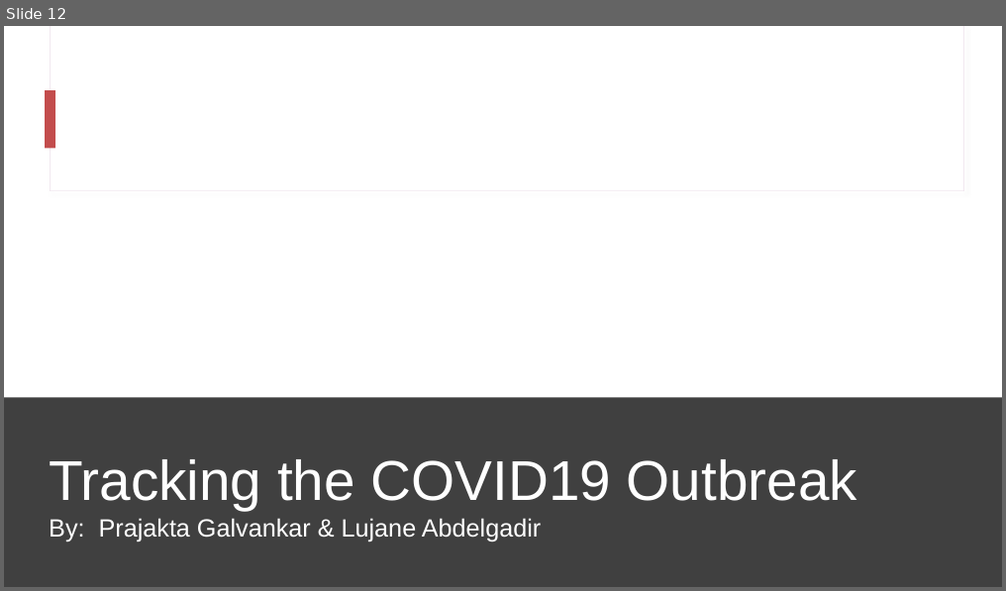
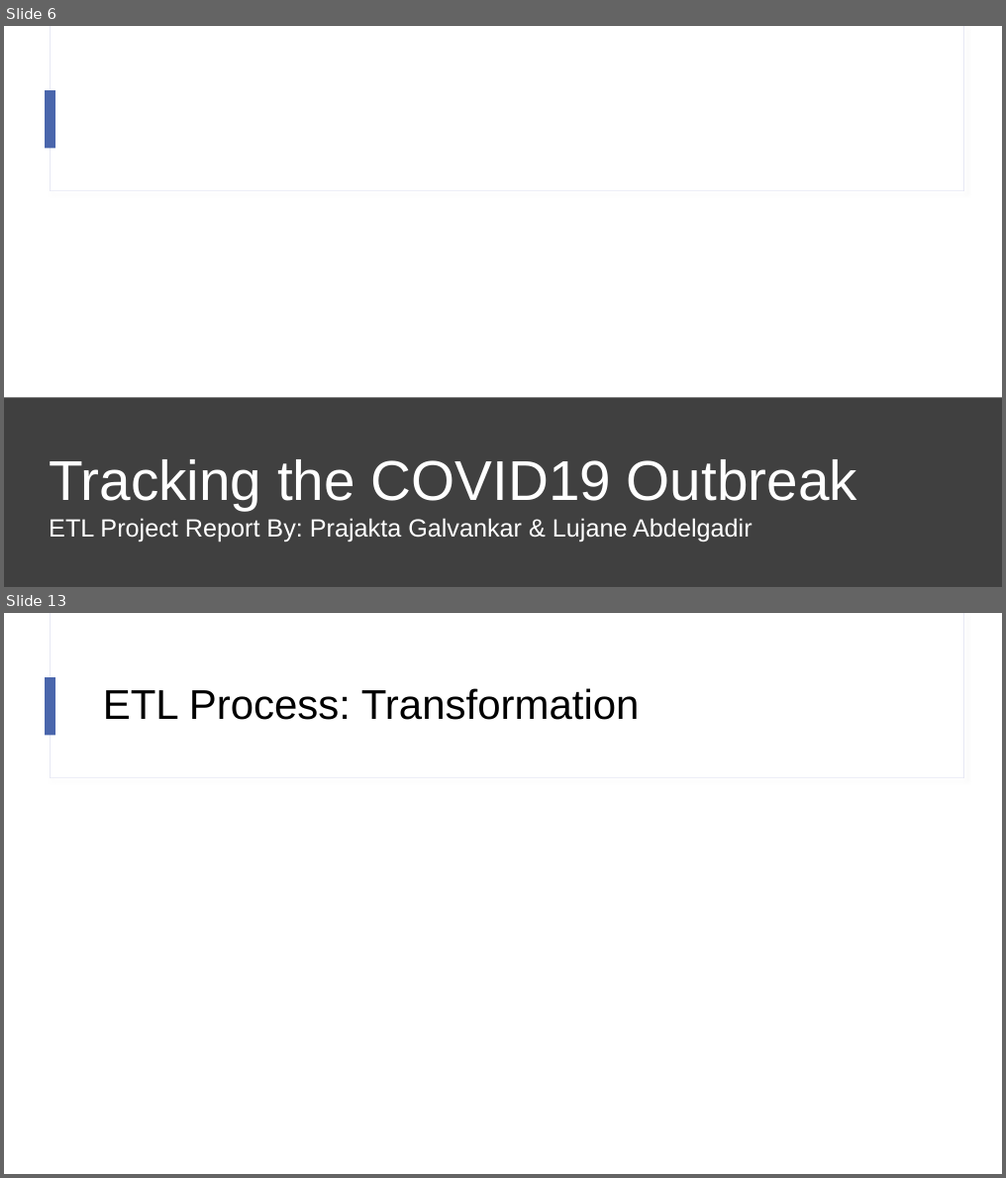
Before and after one commit to lujane-92/Project-2, a slide deck: ETL Project - Draft report.pptx. Shown one above the other, each under a label of ours: slide 12 before the commit, slides 6 and 13 after it; the slides between them are not shown. The pictures are 1006x591 and 1006x1178 pixels, drawn with LibreOffice and Linux fonts; fonts in the diff are those of the drawing; background and template pictures are left out. Boxes give left, top, right and bottom in pixels: in the first picture for what was removed or moved away, otherwise in the second. Text is boxed around its words. In the diff, an @@ line names an element or a change of style, - is before the commit and + after.

Commit message:
updated report

```diff
--- a/ETL Project - Draft report.pptx
+++ b/ETL Project - Draft report.pptx
@@ slide 13 added at [4,613,1002,1174], background #FFFFFF; not listed: 3 template elements that a slide beside it also shows @@
@@ title added at [103,688,640,720], 40 pt, text #000000 @@
+ETL Process: Transformation
@@ what was slide 12 is now slide 6 @@
@@ slide 6 changed as well @@
@@ rectangle at [50,26,963,191]: outline #F0E5EE 0.75 pt to #E4E5F3 0.75 pt @@
@@ rectangle at [46,90,55,148]: fill #C34D4D to #4A66AC @@
@@ text in rectangle at [49,518,751,543]: text changed @@
-  By: Prajakta Galvankar & Lujane Abdelgadir
+  ETL Project Report By: Prajakta Galvankar & Lujane Abdelgadir
```
Also in this commit, not shown: 5 other slides changed, 12 other slides added, 6 slides removed.
